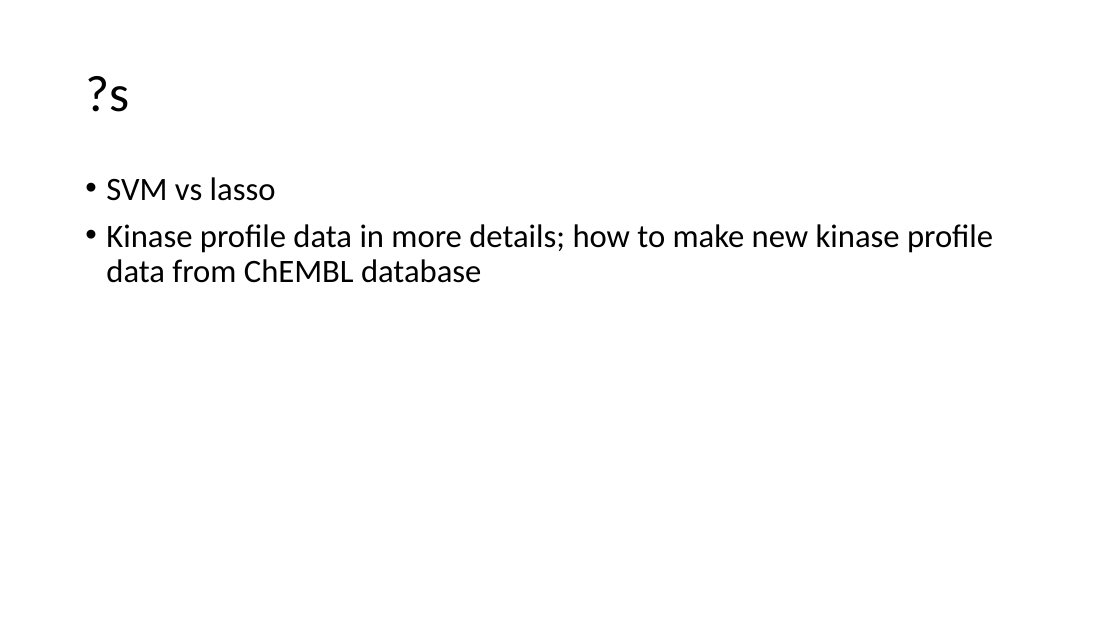
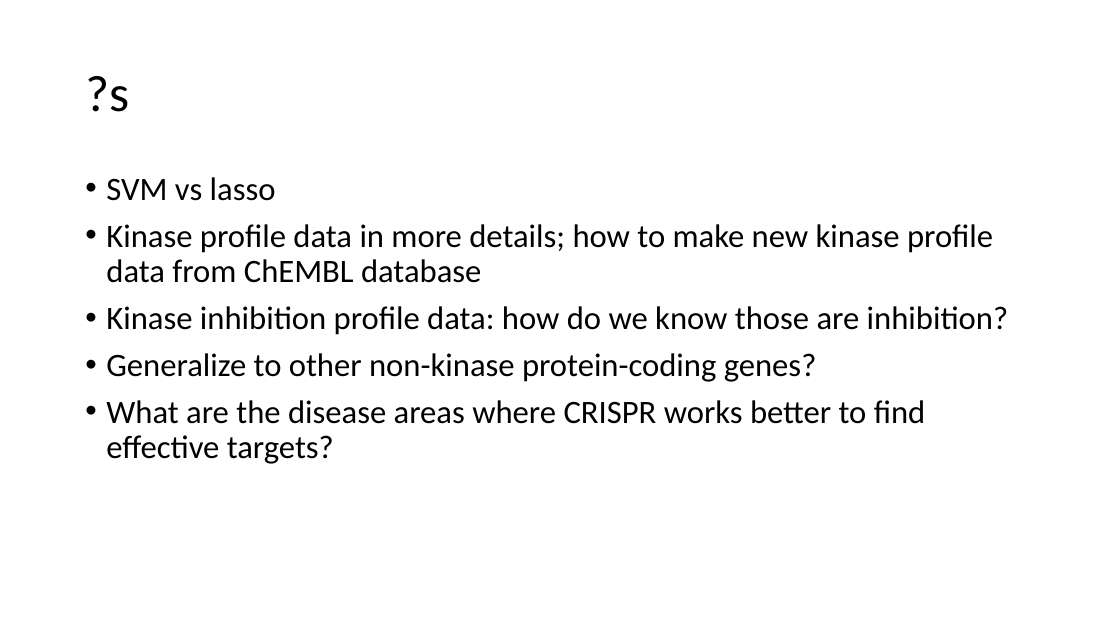
Before and after one commit to xulong82/idTRAX, a slide deck: slide 4 of idTRAX.pptx. Drawn at 1120x630 pixels with LibreOffice and Linux fonts; fonts in the diff are those of the drawing. Boxes give left, top, right and bottom in pixels: in the first picture for what was removed or moved away, otherwise in the second. Text is boxed around its words. In the diff, an @@ line names an element or a change of style, - is before the commit and + after.

```diff
--- a/idTRAX.pptx
+++ b/idTRAX.pptx
@@ text at (106, 306, 1008, 464): paragraphs added @@
+• Kinase inhibition profile data: how do we know those are inhibition?
+• Generalize to other non-kinase protein-coding genes?
+• What are the disease areas where CRISPR works better to find effective targets?
```
Also in this commit, not shown: 1 slide added, 2 other files.
